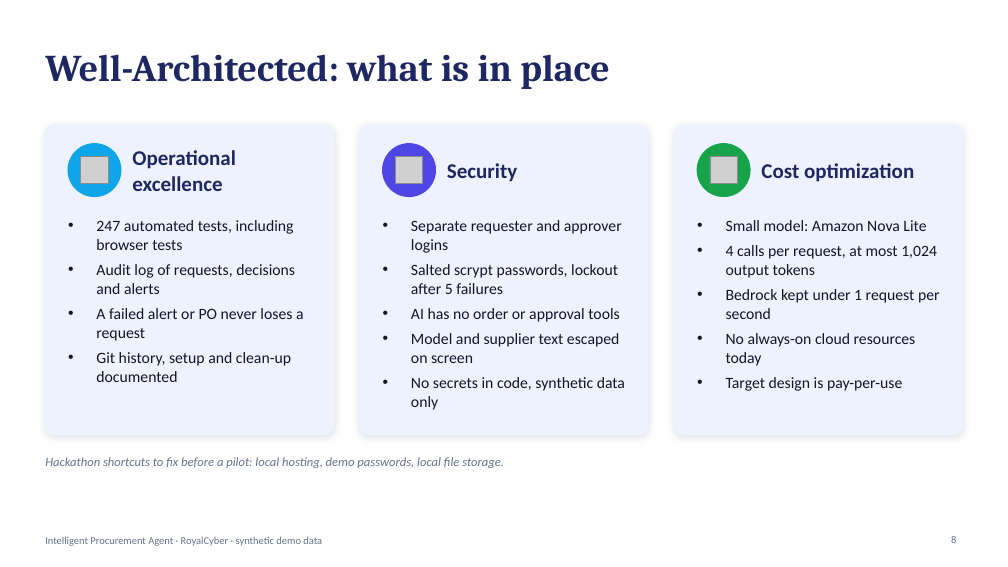
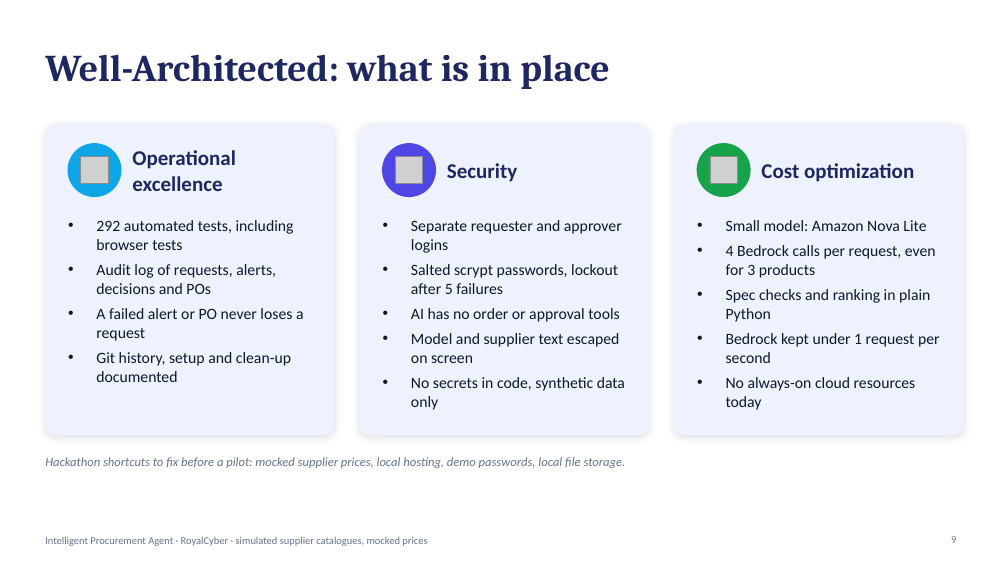
Before and after one commit to Madhukar07565/intelligent-procurement-agent, a slide deck: slide 9 of docs/presentation/Intelligent-Procurement-Agent.pptx (slide 8 before the commit). Drawn at 1008x567 pixels with LibreOffice and Linux fonts; fonts in the diff are those of the drawing; grey boxes stand for pictures. Boxes give left, top, right and bottom in pixels: in the first picture for what was removed or moved away, otherwise in the second. Text is boxed around its words. In the diff, an @@ line names an element or a change of style, - is before the commit and + after.

Commit message:
Update architecture diagrams, docs and deck for one approval request and PO per supplier

```diff
--- a/docs/presentation/Intelligent-Procurement-Agent.pptx
+++ b/docs/presentation/Intelligent-Procurement-Agent.pptx
@@ text at bbox=[96, 220, 294, 294]: text changed @@
-• 247 automated tests, including browser tests
-• Audit log of requests, decisions and alerts
+• 292 automated tests, including browser tests
+• Audit log of requests, alerts, decisions and POs
@@ text at bbox=[726, 245, 936, 322]: text changed @@
-• 4 calls per request, at most 1,024 output tokens
+• 4 Bedrock calls per request, even for 3 products
+• Spec checks and ranking in plain Python
@@ text at bbox=[726, 377, 902, 391]: paragraph removed @@
-• Target design is pay-per-use
@@ text at bbox=[45, 457, 626, 468]: text changed @@
-Hackathon shortcuts to fix before a pilot: local hosting, demo passwords, local file storage.
+Hackathon shortcuts to fix before a pilot: mocked supplier prices, local hosting, demo passwords, local file storage.
@@ text at bbox=[45, 536, 427, 546]: text changed @@
-Intelligent Procurement Agent · RoyalCyber · synthetic demo data
+Intelligent Procurement Agent · RoyalCyber · simulated supplier catalogues, mocked prices
```
Also in this commit, not shown: 9 other slides changed, 3 slides added, 2 slides removed, 20 other files.
